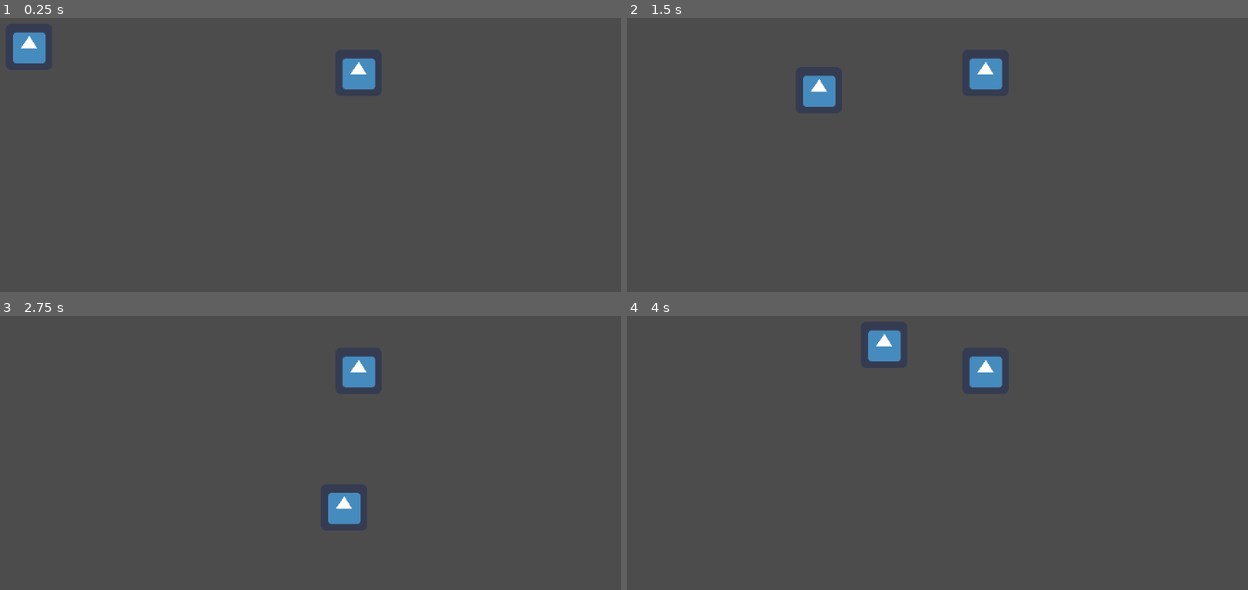
Above: before the commit, frames 1-4 (two rows, left to right).
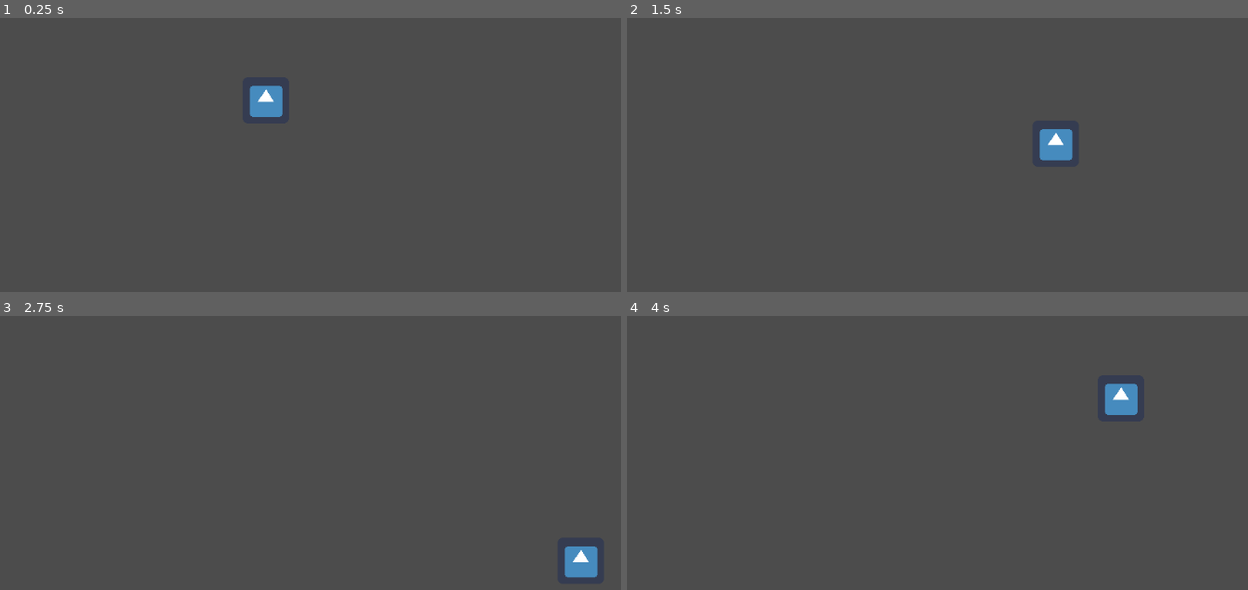
Above: after the commit, the same moments.

Repository: HebertSam/ggj_2019
Game: Godot game, scene res://level_1.tscn
Two runs of this game, one before a commit and one after it. Both use one fixed random seed, a clock stepped at 60 frames per second and the inputs below. The engine's default icon, where the game draws it, is replaced by a stand-in: a white triangle on a blue panel in a dark square.
Inputs:
- Up to frame 1 (0.25 s): no input
- Up to frame 2 (1.5 s): tap Enter at 0.5 s; hold Right (ui_right) 0.53-1.28 s; hold Down (ui_down) from 1.28 s (still down)
- Up to frame 3 (2.75 s): release Down (ui_down) at 2.03 s; hold Right (ui_right) from 2.03 s (still down)
- Up to frame 4 (4 s): release Right (ui_right) at 2.78 s; hold Up (ui_up) 2.78-3.53 s; hold Left (ui_left) from 3.53 s (still down)

The runs differ from the first frame. In frame 1, 1.8% of the frame differs, in the area x 2-61%, y 5-37%; in frame 2, 1.8%; in frame 3, 1.8%; in frame 4, 1.8%.
Error after the commit: Invalid get index 'offset' (on base: 'null instance'). (res://KinematicBody2D.gd:28)

Commit message:
moved player location

Diff:
--- a/level_1.tscn
+++ b/level_1.tscn
@@ -23,39 +23,10 @@
 
 [node name="Sprite" type="Sprite" parent="KinematicBody2D" index="0"]
 
+position = Vector2( 327, 74 )
 texture = ExtResource( 2 )
 
 [node name="CollisionShape2D" type="CollisionShape2D" parent="KinematicBody2D" index="1"]
 
+position = Vector2( 117, 83 )
 shape = SubResource( 1 )
-
-[node name="Camera2D" type="Camera2D" parent="KinematicBody2D" index="2"]
-
-position = Vector2( -145, -149 )
-anchor_mode = 1
-rotating = false
-current = false
-zoom = Vector2( 1, 1 )
-limit_left = -10000000
-limit_top = -10000000
-limit_right = 10000000
-limit_bottom = 10000000
-limit_smoothed = false
-drag_margin_h_enabled = true
-drag_margin_v_enabled = true
-smoothing_enabled = false
-smoothing_speed = 5.0
-offset_v = 0.0
-offset_h = 0.0
-drag_margin_left = 0.2
-drag_margin_top = 0.2
-drag_margin_right = 0.2
-drag_margin_bottom = 0.2
-editor_draw_screen = true
-editor_draw_limits = false
-editor_draw_drag_margin = false
-
-[node name="icon" type="Sprite" parent="." index="1"]
-
-position = Vector2( 600, 185 )
-texture = ExtResource( 2 )
